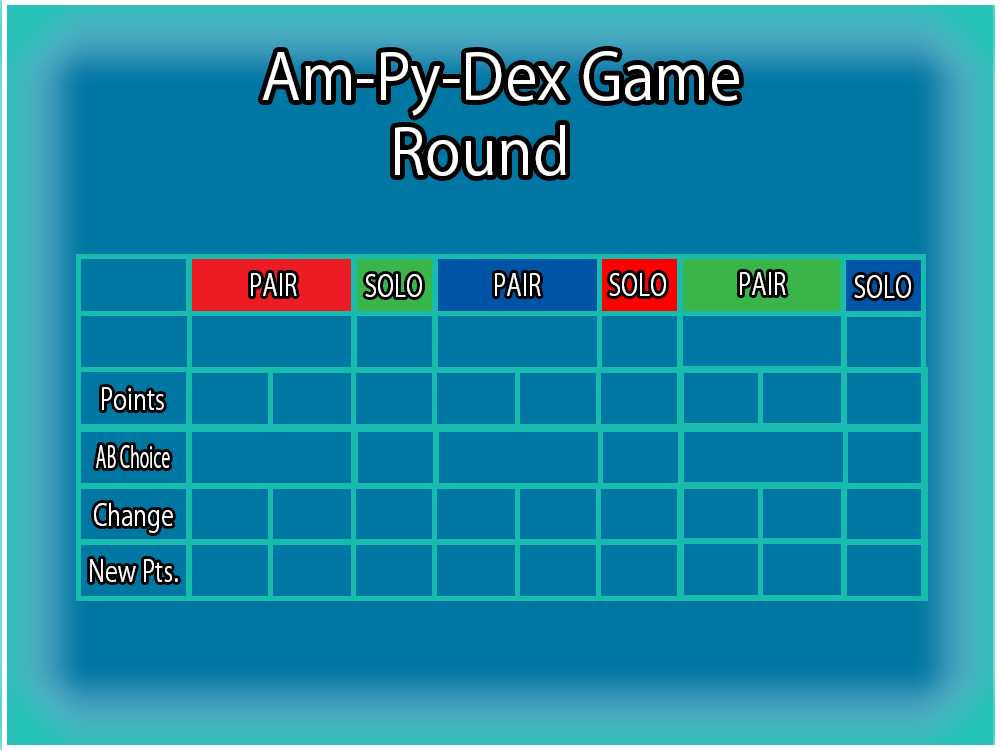
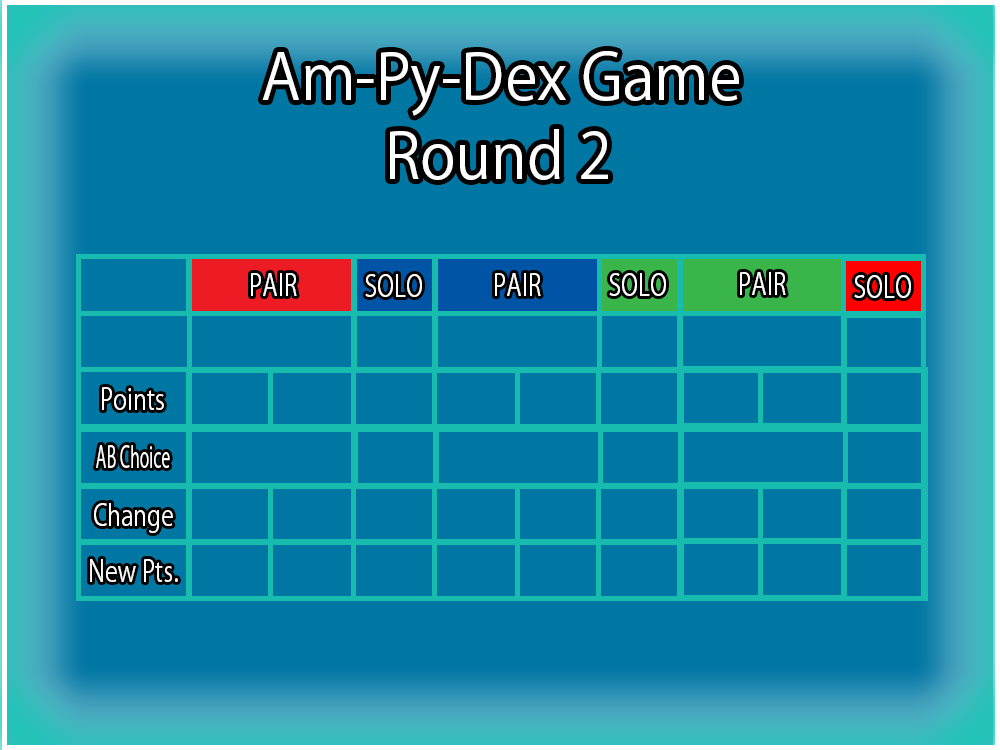
Layers edited between the first and the second w=1000, h=750 image:
added layer "Round 2" above "Am-Py-Dex Game" over [390, 129, 608, 180]
renamed "Am-Py-Dex Game Round" to "Am-Py-Dex Game", painted on it over [385, 120, 613, 176]
painted on "Rectangle 1 copy 4" (5th of 6, in "Group 1") over [846, 260, 921, 318]
painted on "Rectangle 1 copy 4" (6th of 6, in "Group 1") over [602, 259, 677, 311]
moved "Rectangle 1 copy 2" (3rd of 3, in "Group 1") above "Rectangle 1 copy 3", painted on it over [357, 259, 432, 311]
